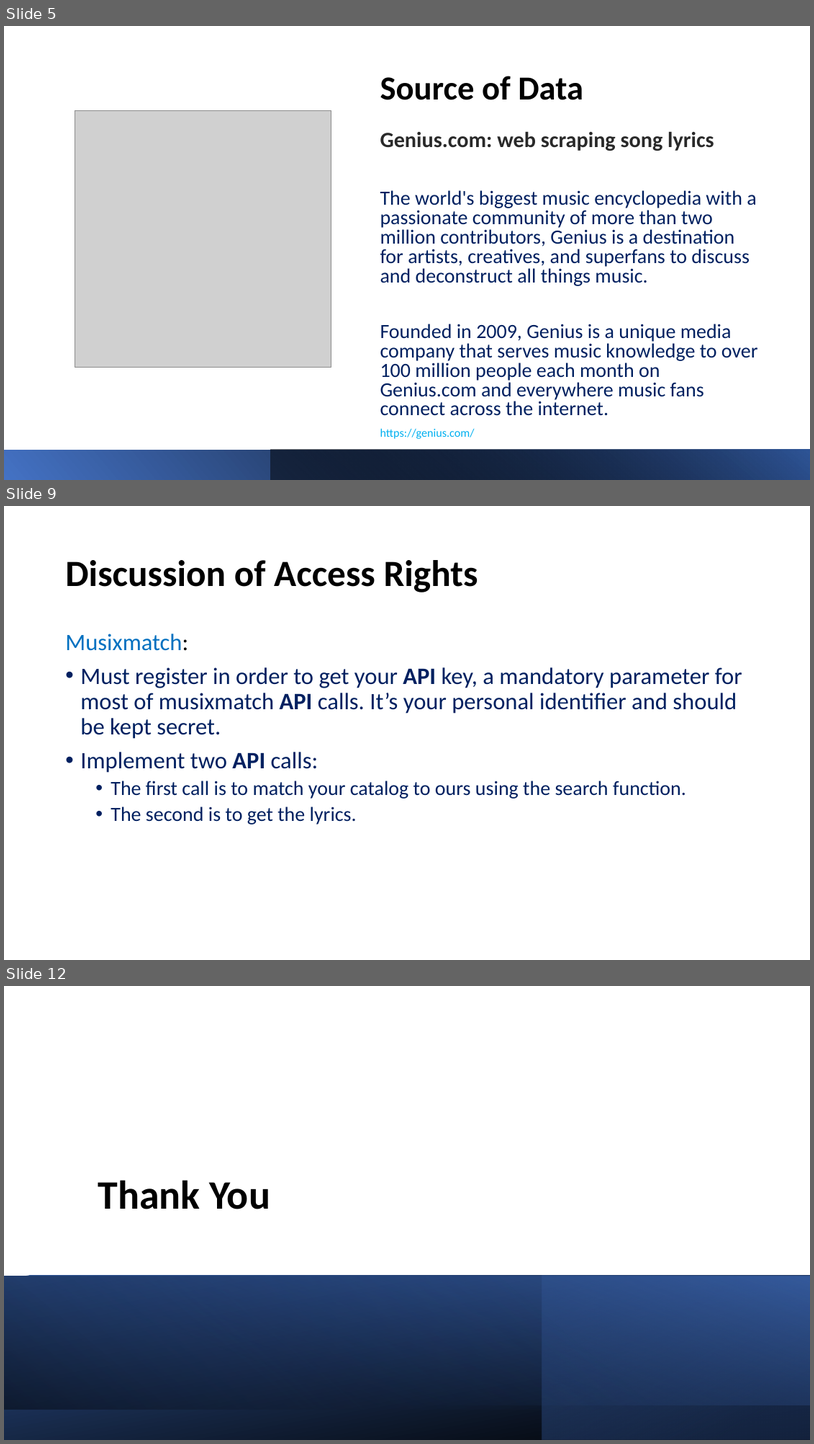
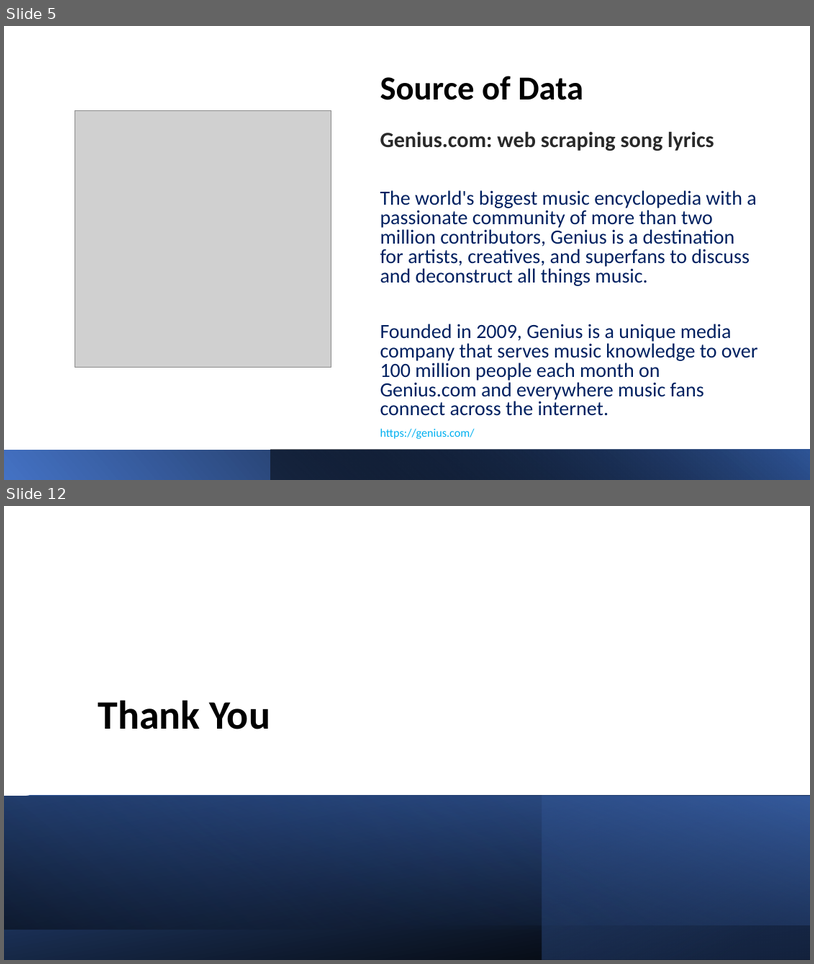
Before and after one commit to TrevorPawlewicz/DSCI-511-Course-Project, a slide deck: Presentation PowerPoint/Project-Presentation-Template.pptx. Shown one above the other, each under a label of ours: slides 5, 9 and 12 before the commit, slides 5 and 12 after it; the slides between them are not shown. The pictures are 814x1444 and 814x964 pixels, drawn with LibreOffice and Linux fonts; fonts in the diff are those of the drawing; grey boxes stand for pictures. Boxes give left, top, right and bottom in pixels: in the first picture for what was removed or moved away, otherwise in the second. Text is boxed around its words. In the diff, an @@ line names an element or a change of style, - is before the commit and + after.

```diff
--- a/Presentation PowerPoint/Project-Presentation-Template.pptx
+++ b/Presentation PowerPoint/Project-Presentation-Template.pptx
@@ slide 9 removed at <box>4,506,810,960</box>, background #FFFFFF @@
@@ title removed at <box>65,560,478,592</box> @@
-Discussion of Access Rights
@@ text removed at <box>65,633,743,824</box> @@
-Musixmatch:
-• Must register in order to get your API key, a mandatory parameter for most of musixmatch API calls. It’s your personal identifier and should be kept secret.
-• Implement two API calls:
-  • The first call is to match your catalog to ours using the search function.
-  • The second is to get the lyrics.
```
Also in this commit, not shown: 5 slides changed, 1 slide added.
